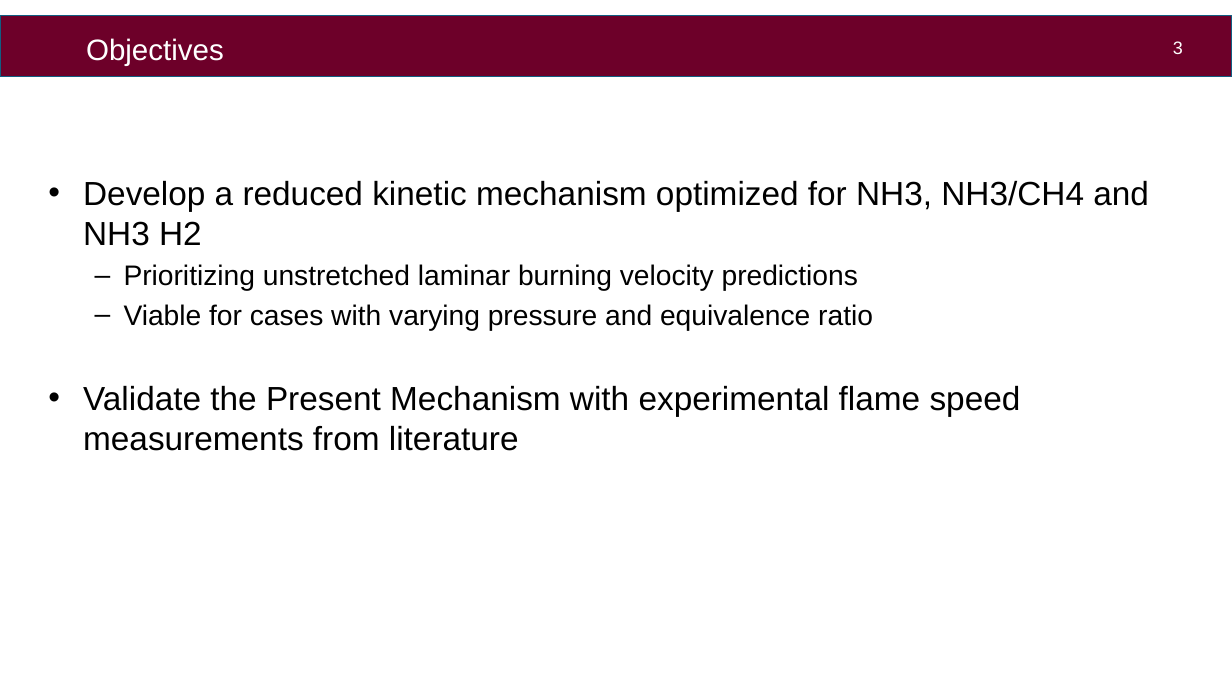
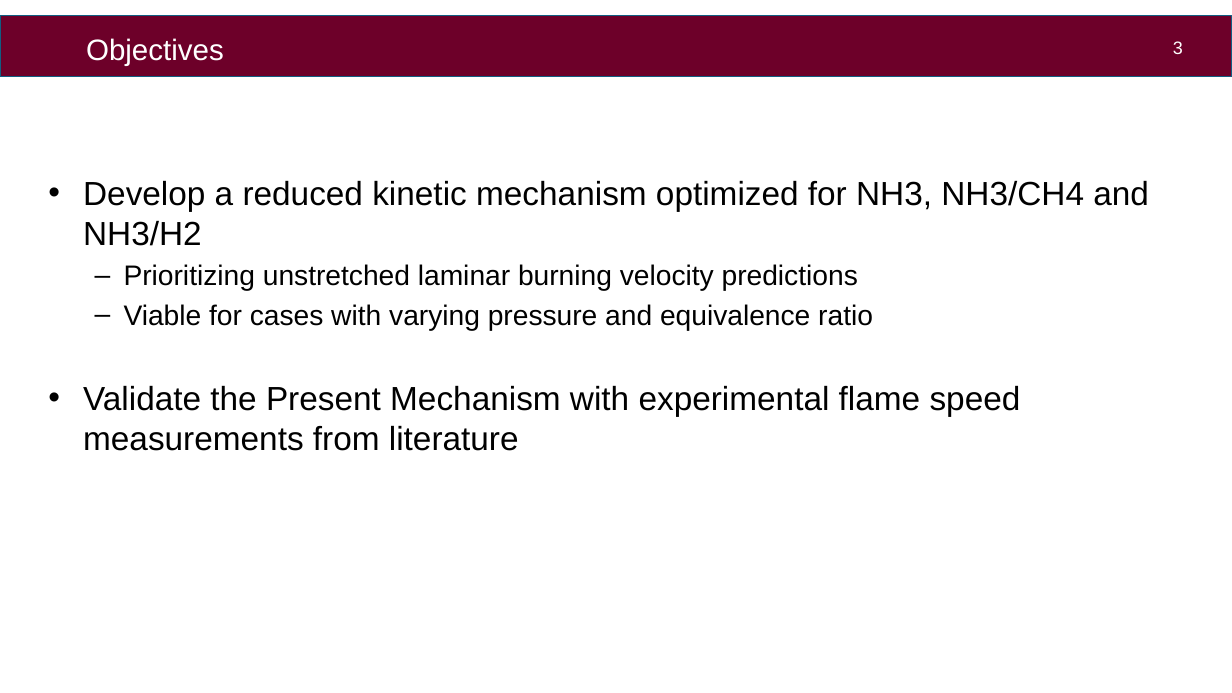
Before and after one commit to aahil-wq/lab-presentations, a slide deck: slide 4 of icfd2026/pres/kyushu_ppt_16-9.pptx. Drawn at 1232x693 pixels with LibreOffice and Linux fonts; fonts in the diff are those of the drawing; background and template pictures are left out. Boxes give left, top, right and bottom in pixels: in the first picture for what was removed or moved away, otherwise in the second. Text is boxed around its words. In the diff, an @@ line names an element or a change of style, - is before the commit and + after.

```diff
--- a/icfd2026/pres/kyushu_ppt_16-9.pptx
+++ b/icfd2026/pres/kyushu_ppt_16-9.pptx
@@ text at [83, 180, 1149, 246]: text changed @@
-• Develop a reduced kinetic mechanism optimized for NH3, NH3/CH4 and NH3 H2
+• Develop a reduced kinetic mechanism optimized for NH3, NH3/CH4 and NH3/H2
```
Also in this commit, not shown: 4 other slides changed, 1 slide added, 1 slide removed.
